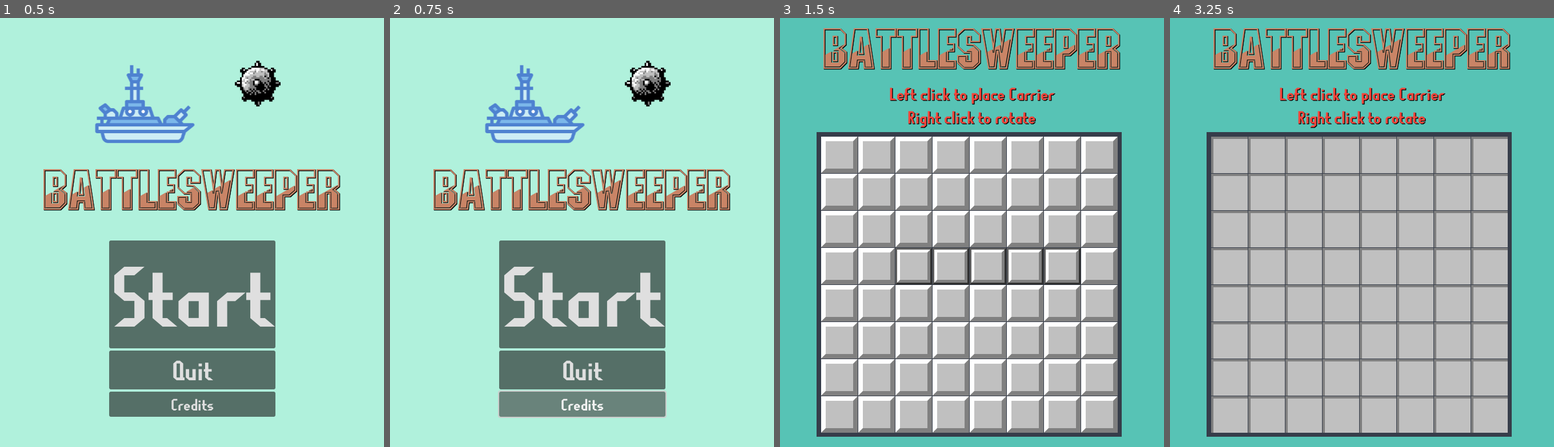
Above: before the commit, frames 1-4 (left to right).
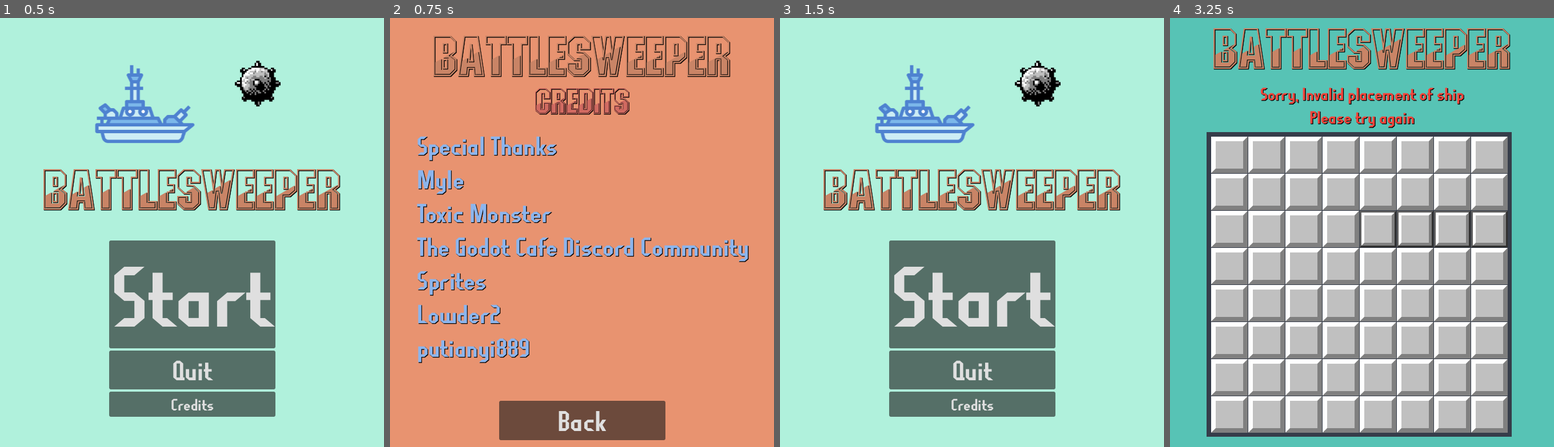
Above: after the commit, the same moments.

Repository: OverTimeChaos/BattleSweeper
Game: Godot game, scene res://Codes and Screens/TitleScreen.tscn
Same seed, same stepped clock (60 frames per second), same inputs: the game is played once before the commit and once after it.
Inputs (mouse positions are in pixels of both pictures, inside the frame that each line leads up to):
- Up to frame 1 (0.5 s): no input
- Up to frame 2 (0.75 s): click "Credits" at 0.5 s
- Up to frame 3 (1.5 s): click "Start" (after the commit: "Back") at 1.25 s
- Up to frame 4 (3.25 s): click (1362, 292) at 2 s, where only the run after the commit has a clickable "Start"; tap Enter (Enter) at 2.75, 2.85 s; move the mouse to (1446, 211) at 2.77 s; press the mouse at (1446, 211) at 2.78 s

Frame 1 is identical in both runs. In frame 2, 100% of the frame differs, in the area x 0-100%, y 0-100%; in frame 3, 100%; in frame 4, 24%.

Commit message:
Sprite work and coding

Diff:
--- /dev/null
+++ b/Godot project/Codes and Screens/Carrier.tscn
@@ -0,0 +1,3 @@
+[gd_scene format=3 uid="uid://lyeenkqpg2wb"]
+
+[node name="CanvasLayer" type="CanvasLayer"]
--- /dev/null
+++ b/Godot project/Codes and Screens/Credits.tscn
@@ -0,0 +1,15 @@
+[gd_scene load_steps=2 format=3 uid="uid://bdbmit0fujfrq"]
+
+[ext_resource type="PackedScene" uid="uid://b61nkq3wiawen" path="res://Codes and Screens/HUDCredits.tscn" id="1_e3g27"]
+
+[node name="Credits" type="Node"]
+
+[node name="Background" type="ColorRect" parent="."]
+anchors_preset = 15
+anchor_right = 1.0
+anchor_bottom = 1.0
+grow_horizontal = 2
+grow_vertical = 2
+color = Color(0.907358, 0.575538, 0.43813, 1)
+
+[node name="HUD" parent="." instance=ExtResource("1_e3g27")]
--- /dev/null
+++ b/Godot project/Codes and Screens/HUDCredits.tscn
@@ -0,0 +1,75 @@
+[gd_scene load_steps=4 format=3 uid="uid://b61nkq3wiawen"]
+
+[ext_resource type="Script" path="res://Codes and Screens/thanks.gd" id="1_hb40w"]
+[ext_resource type="Theme" uid="uid://cgxqnpg5ax2u6" path="res://Assets/Font/Title.tres" id="2_ssvs3"]
+[ext_resource type="Theme" uid="uid://ccvuhvxgyotno" path="res://Assets/Font/normaltext.tres" id="5_m81b6"]
+
+[node name="HUD" type="CanvasLayer"]
+script = ExtResource("1_hb40w")
+
+[node name="Label" type="Label" parent="."]
+anchors_preset = 8
+anchor_left = 0.5
+anchor_top = 0.5
+anchor_right = 0.5
+anchor_bottom = 0.5
+offset_left = -259.0
+offset_top = -353.0
+offset_right = 259.0
+offset_bottom = -254.0
+grow_horizontal = 2
+grow_vertical = 2
+theme = ExtResource("2_ssvs3")
+theme_override_colors/font_color = Color(0.786827, 0.518406, 0.40081, 1)
+theme_override_colors/font_shadow_color = Color(0, 0, 0, 1)
+theme_override_font_sizes/font_size = 96
+text = "BattleSweeper"
+
+[node name="Label2" type="Label" parent="."]
+anchors_preset = 8
+anchor_left = 0.5
+anchor_top = 0.5
+anchor_right = 0.5
+anchor_bottom = 0.5
+offset_left = -82.5
+offset_top = -258.0
+offset_right = 82.5
+offset_bottom = -195.0
+grow_horizontal = 2
+grow_vertical = 2
+theme = ExtResource("2_ssvs3")
+theme_override_colors/font_color = Color(0.820934, 0.415776, 0.382255, 1)
+theme_override_colors/font_shadow_color = Color(0, 0, 0, 1)
+theme_override_font_sizes/font_size = 61
+text = "Credits"
+
+[node name="VBoxContainer" type="VBoxContainer" parent="."]
+anchors_preset = 8
+anchor_left = 0.5
+anchor_top = 0.5
+anchor_right = 0.5
+anchor_bottom = 0.5
+offset_left = -145.5
+offset_top = 295.0
+offset_right = 145.5
+offset_bottom = 569.0
+grow_horizontal = 2
+grow_vertical = 2
+
+[node name="StartButton" type="Button" parent="VBoxContainer"]
+layout_mode = 2
+theme = ExtResource("5_m81b6")
+theme_override_font_sizes/font_size = 50
+text = "Back"
+
+[node name="Credits" type="Label" parent="."]
+offset_left = 47.0
+offset_top = 195.0
+offset_right = 626.0
+offset_bottom = 251.0
+theme = ExtResource("5_m81b6")
+theme_override_colors/font_color = Color(0.548266, 0.710738, 0.927369, 1)
+theme_override_colors/font_shadow_color = Color(0, 0, 0, 1)
+theme_override_font_sizes/font_size = 46
+
+[connection signal="pressed" from="VBoxContainer/StartButton" to="." method="_on_start_button_pressed"]
--- a/Godot project/Codes and Screens/HUDOver.gd
+++ b/Godot project/Codes and Screens/HUDOver.gd
@@ -9,21 +9,25 @@
 # Called every frame. 'delta' is the elapsed time since the previous frame.
 func _process(delta):
 	if Input.is_action_just_pressed("Enter"):
-		savefile() #saves the score of the player
+		await savefile() #saves the score of the player
 		get_tree().change_scene_to_file("res://Codes and Screens/LeaderScreen.tscn")
 
 func savefile():
-	cutoff = StandAlone.scores[4]
-	#sortfile() #sorts the files
-	if StandAlone.PlayerScore < cutoff: #won't add player to score file if player score is under the lowest score
-		$Bottom/notsave.show()
-		await get_tree().create_timer(1.0).timeout
-		pass
-	else:
-		savingfile()
-	#Swtiches to the leader board screen
+			#if $Bottom/LineEdit.get_text() == " ":
+			#$Bottom/error.text = "Please Enter name"
+			#await get_tree().create_timer(1.0).timeout
+			#$Bottom/error.text = ""
+			cutoff = StandAlone.scores[4]
+			if StandAlone.PlayerScore < cutoff: #won't add player to score file if player score is under the lowest score
+				$Bottom/error.text = "Not Saved
+		Score lower then 5th highest score"
+				await get_tree().create_timer(1.0).timeout
+				pass
+			else:
+				savingfile()
+		#Swtiches to the leader board screen
 func _on_line_edit_text_submitted(new_text):
-	name = new_text #grabs the enter name
+		name = new_text #grabs the enter name
 
 func savingfile():
 	var config = ConfigFile.new()
--- a/Godot project/Codes and Screens/HUDOver.tscn
+++ b/Godot project/Codes and Screens/HUDOver.tscn
@@ -100,15 +100,11 @@
 alignment = 1
 max_length = 10
 
-[node name="notsave" type="Label" parent="Bottom"]
-visible = false
+[node name="error" type="Label" parent="Bottom"]
 layout_mode = 2
 theme = ExtResource("3_ntebm")
 theme_override_colors/font_color = Color(1, 0, 0, 1)
 theme_override_font_sizes/font_size = 36
-text = "Not Saved
-Score lower then 5th highest score
-"
 horizontal_alignment = 1
 
 [connection signal="text_submitted" from="Bottom/LineEdit" to="." method="_on_line_edit_text_submitted"]
--- a/Godot project/Codes and Screens/HUDScore.gd
+++ b/Godot project/Codes and Screens/HUDScore.gd
@@ -3,7 +3,6 @@
 
 # Called when the node enters the scene tree for the first time.
 func _ready():
-	print (StandAlone.names)
 	$"Bottom/HBoxContainer/Name and Number".text = str(StandAlone.names[0])+ " " + str(StandAlone.scores[0])+ "\n" + str(S …(255 unchanged characters)…
 
 
--- a/Godot project/Codes and Screens/HUDStart.gd
+++ b/Godot project/Codes and Screens/HUDStart.gd
@@ -16,12 +16,6 @@
 		config.set_value("Player5", "score", 0)
 		config.save("user://scores.cfg")
 
-# Called every frame. 'delta' is the elapsed time since the previous frame.
-func _process(delta):
-	pass
-
-
-
 func _on_quit_button_pressed():
 	get_tree().quit() #quits the game
 
@@ -29,3 +23,7 @@
 func _on_start_button_pressed():
 	get_tree().change_scene_to_file("res://Codes and Screens/MainGame.tscn") #Swtiches to the main game screen
 	StandAlone.BeginGame() #Resets values and begins the game anew
+
+
+func _on_credits_pressed(): #credits for all the help
+	get_tree().change_scene_to_file("res://Codes and Screens/Credits.tscn")
--- a/Godot project/Codes and Screens/HUDStart.tscn
+++ b/Godot project/Codes and Screens/HUDStart.tscn
@@ -69,3 +69,4 @@
 
 [connection signal="pressed" from="VBoxContainer/StartButton" to="." method="_on_start_button_pressed"]
 [connection signal="pressed" from="VBoxContainer/QuitButton" to="." method="_on_quit_button_pressed"]
+[connection signal="pressed" from="VBoxContainer/Credits" to="." method="_on_credits_pressed"]
--- a/Godot project/Codes and Screens/Mechanics.gd
+++ b/Godot project/Codes and Screens/Mechanics.gd
@@ -5,6 +5,7 @@
 #Variables for node info
 var noded =""
 var postioning =[0,0] #Dummary value to avoid errors
+var nodes = [] #array of nodes
 # ship info
 var occupied  = 0
 var hovered = false
@@ -47,16 +48,20 @@
 
 
 
-func Nodepostioned(node,postion,hover): #allows the nodes infromation to be passed
+func Nodepostioned(node,postion): #allows the nodes infromation to be passed
 	noded = node
 	postioning = postion
-	hovered = hover
+	#hovered = hover
 
 func shipPlacer(): # allow ships to be placed
+
+	for node in nodes:
+		node.indicated(false) #defualt sets spirtes to not indicated
+
 	var offsets = []
 	var occupiedchecking = [] # checks for if the occupied value is on a tile
-	var nodes = [] #array of nodes
-	if pn < 5 and hovered == true :
+	nodes = [] #array of nodes
+	if pn < 5 :
 		Events.emit_signal("EventTrigger",placing,StandAlone.ships[pn])
 		offsets =  StandAlone.shipoffersetter(pn,rotating)
 		nodes.append(noded)
@@ -70,14 +75,13 @@
 			for node in nodes:
 				occupiedchecking.append(node.IsOccupied)
 			occupied = occupiedchecking.count(true)
-			print (occupiedchecking)
-			print (len(occupiedchecking))
-			print (occupied)
-			if occupied == 0 and  len(occupiedchecking)== len (StandAlone.arrayShips[pn]):
+			if occupied == 0 and  len(occupiedchecking)== len(StandAlone.arrayShips[pn]):
 				for node in nodes:
 					node.IsOccupied = true
-					#if pn == 1 or 2:
-						#spriteasigner()
+					if pn == 0 or pn == 1:
+						spriteasigner(true)
+					else:
+						spriteasigner(false)
 				pn += 1
 			else:
 				Events.emit_signal("EventTrigger",invalid,null)
@@ -91,25 +95,19 @@
 				rotating = true
 			else:
 				rotating = false
-	elif hovered == false: #changes sprites of affected nodes
-		offsets =  StandAlone.shipoffersetter(pn,rotating)
-		nodes.append(noded)
-		for offset in offsets:
-			for tile in tiles:
-				if tile.position  == postioning + offset:
-					nodes.append(tile)
-		for node in nodes:
-			node.indicated(false)
+
 	else:
 		Events.emit_signal("EventTrigger",default,null)
 		SetMines() #sets mines after all ships are placed
 		StandAlone.ShipPlacement = false
 
 
-func spriteasigner():
-	pass
-
-func partasigner():
+func spriteasigner(parts):
+	#if parts == true:
+		#
+	#if parts == false:
+	#
+#func partasigner(number):
 	pass
 
 
--- a/Godot project/Codes and Screens/StandAlone.gd
+++ b/Godot project/Codes and Screens/StandAlone.gd
@@ -10,7 +10,7 @@
 var submarine = []
 var destroyer = []
 var ships = ["Carrier","BattleShip","Cruiser","Submarine","Destroyer"]
-var arrayShips = [carrier,battleship,cruiser,submarine,destroyer]
+var arrayShips = []
 var sections
 #None of these variables outside of the function are necessaryly needed to be predefined to make the game work
 #However it helps with scablitliy of the game in the future
@@ -43,6 +43,7 @@
 	cruiser = [true,true,true]
 	submarine = [true,true,true]
 	destroyer = [true,true]
+	arrayShips = [carrier,battleship,cruiser,submarine,destroyer]
 	Row = 8
 	Col = 8
 	MineNumber = randi_range(4,6)
@@ -108,7 +109,7 @@
 			offsets = [
 				(Vector2.UP) * 65,(Vector2.UP) * 130,(Vector2.DOWN) * 65
 			]
-	elif ship == 2 or 3: #sub or curiser
+	elif ship == 2 or ship == 3: #sub or curiser
 		if rotating == false:
 			offsets = [
 				(Vector2.LEFT) * 65,(Vector2.RIGHT) * 65
--- a/Godot project/Codes and Screens/Tile.gd
+++ b/Godot project/Codes and Screens/Tile.gd
@@ -156,12 +156,12 @@
 
 func _on_control_mouse_entered():
 	if StandAlone.ShipPlacement == true:
-		Events.emit_signal("NodePosition",self,position,true)
+		Events.emit_signal("NodePosition",self,position)
 	else:
 		$Covered.set_frame(1) #As the mouses hovers over a tile it changes to indicate that the tile is being selected
 func _on_control_mouse_exited():
 	if StandAlone.ShipPlacement == true:
-		Events.emit_signal("NodePosition",self,position,false)
+		Events.emit_signal("NodePosition",self,position)
 	else:
 		$Covered.set_frame(0)#As the mouses leaves the tile it changes to indicate that the tile is not being selected
 
--- a/Godot project/Codes and Screens/Tile.tscn
+++ b/Godot project/Codes and Screens/Tile.tscn
@@ -16,44 +16,6 @@
 [ext_resource type="Texture2D" uid="uid://sq13oucruvmi" path="res://Decals/MineSweeper/cells/WinmineXP/cell8.svg" id="10_hdxr2"]
 [ext_resource type="Texture2D" uid="uid://d3gmn7m7ypi5s" path="res://Decals/TileHover.png" id="11_8vhnq"]
 [ext_resource type="Texture2D" uid="uid://bntwy3tpkdh1u" path="res://Decals/UsedMine.png" id="11_up7g6"]
-[ext_resource type="Texture2D" uid="uid://c3pnu74i04b8k" path="res://Decals/Resized/Ships/BattleShip/ShipBattleshipPart1_scaled_20x_pngcrushed.png" id="17_r4lvi"]
-[ext_resource type="Texture2D" uid="uid://wgbli4t3wxlo" path="res://Decals/Resized/Ships/BattleShip/ShipBattleshipPart2_scaled_20x_pngcrushed.png" id="18_3pkcx"]
-[ext_resource type="Texture2D" uid="uid://boglpl7mu1y1l" path="res://Decals/Resized/Ships/BattleShip/ShipBattleshipPart3_scaled_20x_pngcrushed.png" id="19_813rk"]
-[ext_resource type="Texture2D" uid="uid://b6b8d464yh3do" path="res://Decals/Resized/Ships/BattleShip/ShipBattleshipPart4_scaled_20x_pngcrushed.png" id="20_cofgp"]
-[ext_resource type="Texture2D" uid="uid://0o8l65xcceh5" path="res://Decals/Resized/Ships/BattleShip/ShipBattleshipDestoryPart1_scaled_20x_pngcrushed.png" id="21_oowsp"]
-[ext_resource type="Texture2D" uid="uid://dfuv532cjq23q" path="res://Decals/Resized/Ships/BattleShip/ShipBattleshipDestoryPart2_scaled_20x_pngcrushed.png" id="22_alri8"]
-[ext_resource type="Texture2D" uid="uid://cf164a3qasj7a" path="res://Decals/Resized/Ships/BattleShip/ShipBattleshipDestoryPart3_scaled_20x_pngcrushed.png" id="23_wrrxp"]
-[ext_resource type="Texture2D" uid="uid://bgxmf0wuormxv" path="res://Decals/Resized/Ships/BattleShip/ShipBattleshipDestoryPart4_scaled_20x_pngcrushed.png" id="24_hrcpe"]
-[ext_resource type="Texture2D" uid="uid://cydckmbvxxkqi" path="res://Decals/Resized/Ships/Carrier/ShipCarrierPart1_scaled_31x_pngcrushed.png" id="25_dd1b4"]
-[ext_resource type="Texture2D" uid="uid://45oedy2jol0e" path="res://Decals/Resized/Ships/Carrier/ShipCarrierDestoryPart1_scaled_31x_pngcrushed.png" id="26_3pcme"]
-[ext_resource type="Texture2D" uid="uid://dwf4hwv1atngb" path="res://Decals/Resized/Ships/Carrier/ShipCarrierPart2_scaled_20x_pngcrushed.png" id="27_oyy6w"]
-[ext_resource type="Texture2D" uid="uid://dgxvrpscfs14f" path="res://Decals/Resized/Ships/Carrier/ShipCarrierDestoryPart2_scaled_20x_pngcrushed.png" id="28_l4gsp"]
-[ext_resource type="Texture2D" uid="uid://chnhan4o5ubkc" path="res://Decals/Resized/Ships/Carrier/ShipCarrierPart3_scaled_20x_pngcrushed.png" id="29_8by31"]
-[ext_resource type="Texture2D" uid="uid://do4mauntb1nhq" path="res://Decals/Resized/Ships/Carrier/ShipCarrierDestoryPart3_scaled_20x_pngcrushed.png" id="30_x4q1n"]
-[ext_resource type="Texture2D" uid="uid://dvkkgcq44ntc5" path="res://Decals/Resized/Ships/Carrier/ShipCarrierPart4_scaled_20x_pngcrushed.png" id="31_uc7j3"]
-[ext_resource type="Texture2D" uid="uid://b5nchr84lay8a" path="res://Decals/Resized/Ships/Carrier/ShipCarrierDestoryPart4_scaled_20x_pngcrushed.png" id="32_8sn6w"]
-[ext_resource type="Texture2D" uid="uid://c0a7f5r580frp" path="res://Decals/Resized/Ships/Carrier/ShipCarrierPart5_scaled_24x_pngcrushed.png" id="33_n6yf7"]
-[ext_resource type="Texture2D" uid="uid://dx2u632t721im" path="res://Decals/Resized/Ships/Carrier/ShipCarrierDestoryPart5_scaled_24x_pngcrushed.png" id="34_qdjte"]
-[ext_resource type="Texture2D" uid="uid://bacsajsx7bkq6" path="res://Decals/Resized/Ships/Crusier/ShipCruiserBuilt_scaled_10x_pngcrushed.png" id="35_sfyo7"]
-[ext_resource type="Texture2D" uid="uid://dp7gqbra1ocfu" path="res://Decals/Resized/Ships/Crusier/0,0,1_scaled_10x_pngcrushed.png" id="36_1hqod"]
-[ext_resource type="Texture2D" uid="uid://dre7m5u2j0xnm" path="res://Decals/Resized/Ships/Crusier/0,1,0_scaled_10x_pngcrushed.png" id="37_7qug3"]
-[ext_resource type="Texture2D" uid="uid://cf5igfp84q7wk" path="res://Decals/Resized/Ships/Crusier/0,1,1_scaled_10x_pngcrushed.png" id="38_h65wt"]
-[ext_resource type="Texture2D" uid="uid://bvj6nh143u4ks" path="res://Decals/Resized/Ships/Crusier/1,0,0_scaled_10x_pngcrushed.png" id="39_53dsi"]
-[ext_resource type="Texture2D" uid="uid://dmhtm62l5qdqj" path="res://Decals/Resized/Ships/Crusier/1,0,1_scaled_10x_pngcrushed.png" id="40_menod"]
-[ext_resource type="Texture2D" uid="uid://bo6mo48omwjgs" path="res://Decals/Resized/Ships/Crusier/1,1,0_scaled_10x_pngcrushed.png" id="41_bbtar"]
-[ext_resource type="Texture2D" uid="uid://du0dbayurmf2p" path="res://Decals/Resized/Ships/Crusier/ShipCruiserDestory_scaled_10x_pngcrushed.png" id="42_bdba8"]
-[ext_resource type="Texture2D" uid="uid://crs5bg3kp14cx" path="res://Decals/Resized/Ships/Submarine/ShipSubMarineBuilt_scaled_10x_pngcrushed.png" id="43_iw5ay"]
-[ext_resource type="Texture2D" uid="uid://b2bctm0yxwhbh" path="res://Decals/Resized/Ships/Submarine/0,0,1_scaled_10x_pngcrushed.png" id="43_ss7fv"]
-[ext_resource type="Texture2D" uid="uid://cnop0sarkr456" path="res://Decals/Resized/Ships/Submarine/0,1,0_scaled_10x_pngcrushed.png" id="44_k74e5"]
-[ext_resource type="Texture2D" uid="uid://bgm8mbjimfh78" path="res://Decals/Resized/Ships/Submarine/0,1,1_scaled_10x_pngcrushed.png" id="45_x5vav"]
-[ext_resource type="Texture2D" uid="uid://dh2iisjjl0ksq" path="res://Decals/Resized/Ships/Submarine/1,0,0_scaled_10x_pngcrushed.png" id="46_kermp"]
-[ext_resource type="Texture2D" uid="uid://r0mbxuy7xkpk" path="res://Decals/Resized/Ships/Submarine/1,0,1_scaled_10x_pngcrushed.png" id="47_23aul"]
-[ext_resource type="Texture2D" uid="uid://dr5abdnucuts3" path="res://Decals/Resized/Ships/Submarine/1,1,0_scaled_10x_pngcrushed.png" id="48_1t8gj"]
-[ext_resource type="Texture2D" uid="uid://b1fh25xex1jl2" path="res://Decals/Resized/Ships/Destoryer/ShipDestroyerBuilt_scaled_10x_pngcrushed.png" id="49_fxqwi"]
-[ext_resource type="Texture2D" uid="uid://h5jf7oh16l6s" path="res://Decals/Resized/Ships/Destoryer/0,1_scaled_10x_pngcrushed.png" id="50_f0jdo"]
-[ext_resource type="Texture2D" uid="uid://dju384to020m8" path="res://Decals/Resized/Ships/Submarine/ShipSubMarineDestory_scaled_10x_pngcrushed.png" id="50_qocgc"]
-[ext_resource type="Texture2D" uid="uid://bxnup52h8mnw0" path="res://Decals/Resized/Ships/Destoryer/1,0_scaled_10x_pngcrushed.png" id="51_tlqxo"]
-[ext_resource type="Texture2D" uid="uid://fcs6c7cmhpyr" path="res://Decals/Resized/Ships/Destoryer/ShipDestroyerDestory_scaled_10x_pngcrushed.png" id="52_khds4"]
 
 [sub_resource type="SpriteFrames" id="SpriteFrames_bh2tx"]
 animations = [{
@@ -107,189 +69,6 @@
 "speed": 5.0
 }]
 
-[sub_resource type="SpriteFrames" id="SpriteFrames_u1qpn"]
-animations = [{
-"frames": [{
-"duration": 1.0,
-"texture": ExtResource("17_r4lvi")
-}, {
-"duration": 1.0,
-"texture": ExtResource("18_3pkcx")
-}, {
-"duration": 1.0,
-"texture": ExtResource("19_813rk")
-}, {
-"duration": 1.0,
-"texture": ExtResource("20_cofgp")
-}, {
-"duration": 1.0,
-"texture": ExtResource("21_oowsp")
-}, {
-"duration": 1.0,
-"texture": ExtResource("22_alri8")
-}, {
-"duration": 1.0,
-"texture": ExtResource("23_wrrxp")
-}, {
-"duration": 1.0,
-"texture": ExtResource("24_hrcpe")
-}],
-"loop": true,
-"name": &"default",
-"speed": 5.0
-}]
-
-[sub_resource type="SpriteFrames" id="SpriteFrames_yone8"]
-animations = [{
-"frames": [{
-"duration": 1.0,
-"texture": ExtResource("25_dd1b4")
-}, {
-"duration": 1.0,
-"texture": ExtResource("26_3pcme")
-}],
-"loop": true,
-"name": &"default",
-"speed": 5.0
-}]
-
-[sub_resource type="SpriteFrames" id="SpriteFrames_t2xdx"]
-animations = [{
-"frames": [{
-"duration": 1.0,
-"texture": ExtResource("27_oyy6w")
-}, {
-"duration": 1.0,
-"texture": ExtResource("28_l4gsp")
-}],
-"loop": true,
-"name": &"default",
-"speed": 5.0
-}]
-
-[sub_resource type="SpriteFrames" id="SpriteFrames_yhof8"]
-animations = [{
-"frames": [{
-"duration": 1.0,
-"texture": ExtResource("29_8by31")
-}, {
-"duration": 1.0,
-"texture": ExtResource("30_x4q1n")
-}],
-"loop": true,
-"name": &"default",
-"speed": 5.0
-}]
-
-[sub_resource type="SpriteFrames" id="SpriteFrames_51urj"]
-animations = [{
-"frames": [{
-"duration": 1.0,
-"texture": ExtResource("31_uc7j3")
-}, {
-"duration": 1.0,
-"texture": ExtResource("32_8sn6w")
-}],
-"loop": true,
-"name": &"default",
-"speed": 5.0
-}]
-
-[sub_resource type="SpriteFrames" id="SpriteFrames_tpc5k"]
-animations = [{
-"frames": [{
-"duration": 1.0,
-"texture": ExtResource("33_n6yf7")
-}, {
-"duration": 1.0,
-"texture": ExtResource("34_qdjte")
-}],
-"loop": true,
-"name": &"default",
-"speed": 5.0
-}]
-
-[sub_resource type="SpriteFrames" id="SpriteFrames_0gfp8"]
-animations = [{
-"frames": [{
-"duration": 1.0,
-"texture": ExtResource("35_sfyo7")
-}, {
-"duration": 1.0,
-"texture": ExtResource("36_1hqod")
-}, {
-"duration": 1.0,
-"texture": ExtResource("37_7qug3")
-}, {
-"duration": 1.0,
-"texture": ExtResource("38_h65wt")
-}, {
-"duration": 1.0,
-"texture": ExtResource("39_53dsi")
-}, {
-"duration": 1.0,
-"texture": ExtResource("40_menod")
-}, {
-"duration": 1.0,
-"texture": ExtResource("41_bbtar")
-}, {
-"duration": 1.0,
-"texture": ExtResource("42_bdba8")
-}],
-"loop": true,
-"name": &"Cursier",
-"speed": 5.0
-}, {
-"frames": [{
-"duration": 1.0,
-"texture": ExtResource("43_iw5ay")
-}, {
-"duration": 1.0,
-"texture": ExtResource("43_ss7fv")
-}, {
-"duration": 1.0,
-"texture": ExtResource("44_k74e5")
-}, {
-"duration": 1.0,
-"texture": ExtResource("45_x5vav")
-}, {
-"duration": 1.0,
-"texture": ExtResource("46_kermp")
-}, {
-"duration": 1.0,
-"texture": ExtResource("47_23aul")
-}, {
-"duration": 1.0,
-"texture": ExtResource("48_1t8gj")
-}, {
-"duration": 1.0,
-"texture": ExtResource("50_qocgc")
-}],
-"loop": true,
-"name": &"Sub",
-"speed": 5.0
-}]
-
-[sub_resource type="SpriteFrames" id="SpriteFrames_733ud"]
-animations = [{
-"frames": [{
-"duration": 1.0,
-"texture": ExtResource("49_fxqwi")
-}, {
-"duration": 1.0,
-"texture": ExtResource("50_f0jdo")
-}, {
-"duration": 1.0,
-"texture": ExtResource("51_tlqxo")
-}, {
-"duration": 1.0,
-"texture": ExtResource("52_khds4")
-}],
-"loop": true,
-"name": &"default",
-"speed": 5.0
-}]
-
 [node name="Tile" type="Node2D"]
 script = ExtResource("1_jb1yw")
 
@@ -305,6 +84,13 @@
 texture = ExtResource("3_pck60")
 
 [node name="Covered" type="AnimatedSprite2D" parent="."]
+scale = Vector2(0.4, 0.4)
+sprite_frames = SubResource("SpriteFrames_dsl7g")
+offset = Vector2(260, 600)
+
+[node name="Covered2" type="AnimatedSprite2D" parent="."]
+visible = false
+position = Vector2(0, -65)
 scale = Vector2(0.4, 0.4)
 sprite_frames = SubResource("SpriteFrames_dsl7g")
 offset = Vector2(260, 600)
@@ -329,60 +115,6 @@
 scale = Vector2(0.4, 0.4)
 texture = ExtResource("6_sqn0l")
 
-[node name="Battleship" type="AnimatedSprite2D" parent="."]
-visible = false
-position = Vector2(103, 240.287)
-scale = Vector2(0.0601293, 0.0620914)
-sprite_frames = SubResource("SpriteFrames_u1qpn")
-
-[node name="Carrier front" type="AnimatedSprite2D" parent="."]
-visible = false
-position = Vector2(104, 241)
-scale = Vector2(0.0402001, 0.0413487)
-sprite_frames = SubResource("SpriteFrames_yone8")
-offset = Vector2(245.15, 227.34)
-
-[node name="Carrier middle 2" type="AnimatedSprite2D" parent="."]
-visible = false
-position = Vector2(100, 239)
-scale = Vector2(0.0641875, 0.0623953)
-sprite_frames = SubResource("SpriteFrames_t2xdx")
-
-[node name="Carrier middle 3" type="AnimatedSprite2D" parent="."]
-visible = false
-position = Vector2(103, 240.287)
-scale = Vector2(0.065, 0.067)
-sprite_frames = SubResource("SpriteFrames_yhof8")
-
-[node name="Carrier middle 4" type="AnimatedSprite2D" parent="."]
-visible = false
-position = Vector2(109, 240)
-scale = Vector2(0.065, 0.067)
-sprite_frames = SubResource("SpriteFrames_51urj")
-
-[node name="Carrier back" type="AnimatedSprite2D" parent="."]
-visible = false
-position = Vector2(104.45, 240)
-scale = Vector2(0.0544719, 0.056148)
-sprite_frames = SubResource("SpriteFrames_tpc5k")
-offset = Vector2(0, -222.275)
-
-[node name="3 tile ships" type="AnimatedSprite2D" parent="."]
-visible = false
-position = Vector2(103, 238.49)
-rotation = -1.5708
-scale = Vector2(0.13, 0.134)
-sprite_frames = SubResource("SpriteFrames_0gfp8")
-animation = &"Sub"
-
-[node name="2 tile ships" type="AnimatedSprite2D" parent="."]
-visible = false
-position = Vector2(103, 241)
-scale = Vector2(0.12, 0.124)
-sprite_frames = SubResource("SpriteFrames_733ud")
-frame = 1
-offset = Vector2(0, -253.885)
-
 [connection signal="gui_input" from="Control" to="." method="_on_control_gui_input"]
 [connection signal="mouse_entered" from="Control" to="." method="_on_control_mouse_entered"]
 [connection signal="mouse_exited" from="Control" to="." method="_on_control_mouse_exited"]
--- a/Godot project/Codes and Screens/thanks.gd
+++ b/Godot project/Codes and Screens/thanks.gd
@@ -1,18 +1,21 @@
 extends Node
-"Special Thanks"
-"Myle"
-"Toxic Monster"
-"The Godot Cafe Discord Community"
 
-"Sprites"
-"Lowder2"
-"putianyi889"
+
+
+
 
 # Called when the node enters the scene tree for the first time.
 func _ready():
-	pass # Replace with function body.
+	$"Credits".text= "Special Thanks
+Myle
+Toxic Monster
+The Godot Cafe Discord Community
+Sprites
+Lowder2
+putianyi889"
 
 
-# Called every frame. 'delta' is the elapsed time since the previous frame.
-func _process(delta):
-	pass
+
+
+func _on_start_button_pressed():
+	get_tree().change_scene_to_file("res://Codes and Screens/TitleScreen.tscn")
Not shown: 1 places in Godot project/Codes and Screens/Tile.tscn that only renumber resources
Binary file removed: Godot project/Decals/Resized/Ships/BattleShip/ShipBattleshipDestoryPart1_scaled_20x_pngcrushed.png
Not shown, removed: Godot project/Decals/Resized/Ships/BattleShip/ShipBattleshipDestoryPart1_scaled_20x_pngcrushed.png.import
Binary file removed: Godot project/Decals/Resized/Ships/BattleShip/ShipBattleshipDestoryPart2_scaled_20x_pngcrushed.png
Not shown, removed: Godot project/Decals/Resized/Ships/BattleShip/ShipBattleshipDestoryPart2_scaled_20x_pngcrushed.png.import
Binary file removed: Godot project/Decals/Resized/Ships/BattleShip/ShipBattleshipDestoryPart3_scaled_20x_pngcrushed.png
Not shown, removed: Godot project/Decals/Resized/Ships/BattleShip/ShipBattleshipDestoryPart3_scaled_20x_pngcrushed.png.import
Binary file removed: Godot project/Decals/Resized/Ships/BattleShip/ShipBattleshipDestoryPart4_scaled_20x_pngcrushed.png
Not shown, removed: Godot project/Decals/Resized/Ships/BattleShip/ShipBattleshipDestoryPart4_scaled_20x_pngcrushed.png.import
Binary file removed: Godot project/Decals/Resized/Ships/BattleShip/ShipBattleshipPart1_scaled_20x_pngcrushed.png
Not shown, removed: Godot project/Decals/Resized/Ships/BattleShip/ShipBattleshipPart1_scaled_20x_pngcrushed.png.import
Binary file removed: Godot project/Decals/Resized/Ships/BattleShip/ShipBattleshipPart2_scaled_20x_pngcrushed.png
(and 172 more such lines)
